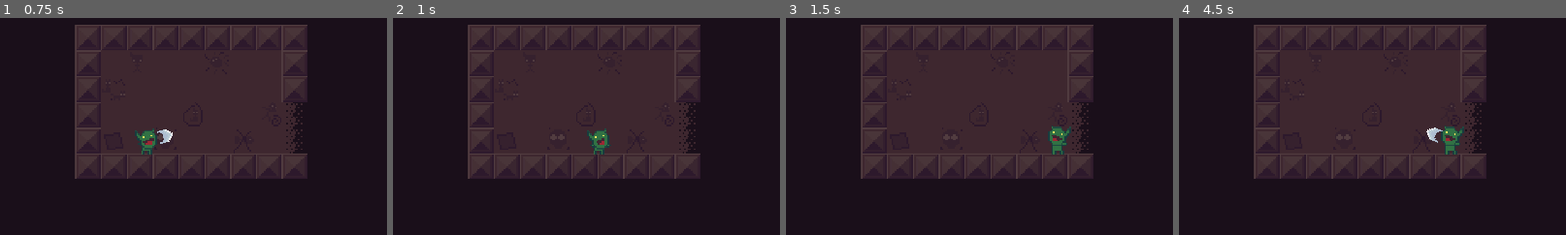
Above: before the commit, frames 1-4 (left to right).
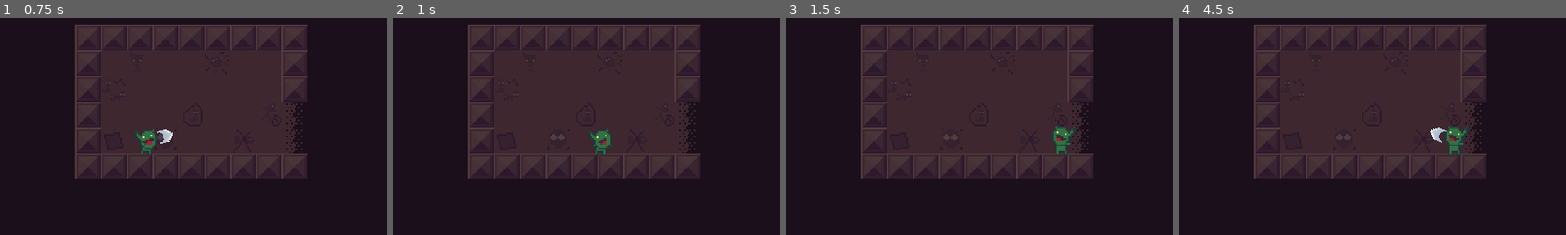
Above: after the commit, the same moments.

Repository: htimsekim/gobbo
Game: Godot game, scene res://src/Main/Game.tscn
Same seed, same stepped clock (60 frames per second), same inputs: the game is played once before the commit and once after it.
Inputs (mouse positions are % of the whole screen's width and height, from its top left):
- Up to frame 1 (0.75 s): tap Enter at 0.5 s; move the mouse to (72, 45) at 0.52 s; hold Right (move_right) from 0.53 s (still down); hold Ctrl (crouch) from 0.53 s (still down); click (72, 45) at 0.67 s
- Up to frame 2 (1 s): keep holding Right (move_right); keep holding Ctrl (crouch); tap Space (jump) at 0.77, 0.8 s
- Up to frame 3 (1.5 s): tap Space (jump) at 1.07 s; release Right (move_right) at 1.25 s; release Ctrl (crouch) at 1.25 s; drag from (30, 55) to (45, 70) at 1.27 s
- Up to frame 4 (4.5 s): tap Space (jump) at 2, 2.3, 3.77, 3.8, 4.07 s; move the mouse to (60, 28) at 2.02 s; hold A (move_left) 2.03-2.75 s; hold Ctrl (crouch) 2.03-2.75 s; drag from (45, 70) to (20, 35) at 2.77 s; tap Enter at 3.5 s; move the mouse to (80, 65) at 3.52 s; press the mouse at (80, 65) at 3.53 s; hold Right (move_right) 3.53-4.25 s; release the mouse at (80, 65) at 4.25 s; drag from (20, 35) to (35, 25) at 4.27 s
The pictures show only the part of the screen within x 24-74%, y 31-81%; the shares and areas given below are measured in that part.

Frame 1 is identical in both runs. In frame 2, 0.3% of the frame differs, in the area x 50-57%, y 50-63%; in frame 3, 0.5%; in frame 4, 0.6%, in the area x 63-75%, y 49-63%.

Commit message:
projectile z index change

Diff:
--- a/assets/art/tileset/tileset.tres
+++ b/assets/art/tileset/tileset.tres
@@ -152,150 +152,153 @@
 [sub_resource type="ConvexPolygonShape2D" id=49]
 points = PoolVector2Array( 16, 16, 0, 16, 0, 0, 16, 0 )
 
-[sub_resource type="ConvexPolygonShape2D" id=103]
-points = PoolVector2Array( 16, 16, 0, 16, 0, 0, 16, 0 )
+[sub_resource type="ConvexPolygonShape2D" id=50]
+points = PoolVector2Array( 16, 16, 0, 16, 0, 0, 16, 0 )
+
+[sub_resource type="ConvexPolygonShape2D" id=51]
+points = PoolVector2Array( 16, 16, 0, 16, 0, 0, 16, 0 )
+
+[sub_resource type="ConvexPolygonShape2D" id=52]
+points = PoolVector2Array( 16, 16, 0, 16, 0, 0, 16, 0 )
+
+[sub_resource type="ConvexPolygonShape2D" id=53]
+points = PoolVector2Array( 16, 16, 0, 16, 0, 0, 16, 0 )
+
+[sub_resource type="ConvexPolygonShape2D" id=54]
+points = PoolVector2Array( 16, 16, 0, 16, 0, 0, 16, 0 )
+
+[sub_resource type="ConvexPolygonShape2D" id=55]
+points = PoolVector2Array( 16, 16, 0, 16, 0, 0, 16, 0 )
+
+[sub_resource type="ConvexPolygonShape2D" id=56]
+points = PoolVector2Array( 16, 16, 0, 16, 0, 0, 16, 0 )
+
+[sub_resource type="ConvexPolygonShape2D" id=57]
+points = PoolVector2Array( 16, 16, 0, 16, 0, 0, 16, 0 )
+
+[sub_resource type="ConvexPolygonShape2D" id=58]
+points = PoolVector2Array( 16, 16, 0, 16, 0, 0, 16, 0 )
+
+[sub_resource type="ConvexPolygonShape2D" id=59]
+points = PoolVector2Array( 16, 16, 0, 16, 0, 0, 16, 0 )
+
+[sub_resource type="ConvexPolygonShape2D" id=60]
+points = PoolVector2Array( 16, 16, 0, 16, 0, 0, 16, 0 )
+
+[sub_resource type="ConvexPolygonShape2D" id=61]
+points = PoolVector2Array( 16, 16, 0, 16, 0, 0, 16, 0 )
+
+[sub_resource type="ConvexPolygonShape2D" id=62]
+points = PoolVector2Array( 0, 0, 16, 0, 16, 16, 0, 16 )
+
+[sub_resource type="ConvexPolygonShape2D" id=63]
+points = PoolVector2Array( 0, 0, 16, 0, 16, 16, 0, 16 )
+
+[sub_resource type="ConvexPolygonShape2D" id=64]
+points = PoolVector2Array( 0, 0, 16, 0, 16, 16, 0, 16 )
+
+[sub_resource type="ConvexPolygonShape2D" id=65]
+points = PoolVector2Array( 0, 0, 16, 0, 16, 16, 0, 16 )
+
+[sub_resource type="ConvexPolygonShape2D" id=66]
+points = PoolVector2Array( 0, 0, 16, 0, 16, 16, 0, 16 )
+
+[sub_resource type="ConvexPolygonShape2D" id=67]
+points = PoolVector2Array( 0, 0, 16, 0, 16, 16, 0, 16 )
+
+[sub_resource type="ConvexPolygonShape2D" id=68]
+points = PoolVector2Array( 0, 0, 16, 0, 16, 16, 0, 16 )
+
+[sub_resource type="ConvexPolygonShape2D" id=69]
+points = PoolVector2Array( 0, 0, 16, 0, 16, 16, 0, 16 )
+
+[sub_resource type="ConvexPolygonShape2D" id=70]
+points = PoolVector2Array( 16, 16, 0, 16, 0, 0, 16, 0 )
+
+[sub_resource type="ConvexPolygonShape2D" id=71]
+points = PoolVector2Array( 16, 16, 0, 16, 0, 0, 16, 0 )
+
+[sub_resource type="ConvexPolygonShape2D" id=72]
+points = PoolVector2Array( 16, 16, 0, 16, 0, 0, 16, 0 )
+
+[sub_resource type="ConvexPolygonShape2D" id=73]
+points = PoolVector2Array( 16, 16, 0, 16, 0, 0, 16, 0 )
+
+[sub_resource type="ConvexPolygonShape2D" id=74]
+points = PoolVector2Array( 0, 0, 16, 0, 16, 16, 0, 16 )
+
+[sub_resource type="ConvexPolygonShape2D" id=75]
+points = PoolVector2Array( 16, 16, 0, 16, 0, 0, 16, 0 )
+
+[sub_resource type="ConvexPolygonShape2D" id=76]
+points = PoolVector2Array( 16, 16, 0, 16, 0, 0, 16, 0 )
+
+[sub_resource type="ConvexPolygonShape2D" id=77]
+points = PoolVector2Array( 16, 16, 0, 16, 0, 0, 16, 0 )
+
+[sub_resource type="ConvexPolygonShape2D" id=78]
+points = PoolVector2Array( 16, 16, 0, 16, 0, 0, 16, 0 )
+
+[sub_resource type="ConvexPolygonShape2D" id=79]
+points = PoolVector2Array( 16, 16, 0, 16, 0, 0, 16, 0 )
+
+[sub_resource type="ConvexPolygonShape2D" id=80]
+points = PoolVector2Array( 16, 16, 0, 16, 0, 0, 16, 0 )
+
+[sub_resource type="ConvexPolygonShape2D" id=81]
+points = PoolVector2Array( 16, 16, 0, 16, 0, 0, 16, 0 )
+
+[sub_resource type="ConvexPolygonShape2D" id=82]
+points = PoolVector2Array( 0, 0, 16, 0, 16, 16, 0, 16 )
+
+[sub_resource type="ConvexPolygonShape2D" id=83]
+points = PoolVector2Array( 0, 0, 16, 0, 16, 16, 0, 16 )
+
+[sub_resource type="ConvexPolygonShape2D" id=84]
+points = PoolVector2Array( 0, 0, 16, 0, 16, 16, 0, 16 )
+
+[sub_resource type="ConvexPolygonShape2D" id=85]
+points = PoolVector2Array( 0, 0, 16, 0, 16, 16, 0, 16 )
+
+[sub_resource type="ConvexPolygonShape2D" id=86]
+points = PoolVector2Array( 0, 0, 16, 0, 16, 16, 0, 16 )
+
+[sub_resource type="ConvexPolygonShape2D" id=87]
+points = PoolVector2Array( 0, 0, 16, 0, 16, 16, 0, 16 )
+
+[sub_resource type="ConvexPolygonShape2D" id=88]
+points = PoolVector2Array( 0, 0, 16, 0, 16, 16, 0, 16 )
+
+[sub_resource type="ConvexPolygonShape2D" id=89]
+points = PoolVector2Array( 0, 0, 16, 0, 16, 16, 0, 16 )
+
+[sub_resource type="ConvexPolygonShape2D" id=90]
+points = PoolVector2Array( 0, 0, 16, 0, 16, 16, 0, 16 )
+
+[sub_resource type="ConvexPolygonShape2D" id=91]
+points = PoolVector2Array( 0, 0, 16, 0, 16, 16, 0, 16 )
+
+[sub_resource type="ConvexPolygonShape2D" id=92]
+points = PoolVector2Array( 0, 0, 16, 0, 16, 16, 0, 16 )
+
+[sub_resource type="ConvexPolygonShape2D" id=93]
+points = PoolVector2Array( 0, 0, 16, 0, 16, 16, 0, 16 )
+
+[sub_resource type="ConvexPolygonShape2D" id=94]
+points = PoolVector2Array( 0, 0, 16, 0, 16, 16, 0, 16 )
+
+[sub_resource type="ConvexPolygonShape2D" id=95]
+points = PoolVector2Array( 0, 0, 16, 0, 16, 16, 0, 16 )
+
+[sub_resource type="ConvexPolygonShape2D" id=96]
+points = PoolVector2Array( 0, 0, 16, 0, 16, 16, 0, 16 )
+
+[sub_resource type="ConvexPolygonShape2D" id=97]
+points = PoolVector2Array( 0, 0, 16, 0, 16, 16, 0, 16 )
 
 [sub_resource type="ConvexPolygonShape2D" id=98]
 points = PoolVector2Array( 16, 16, 0, 16, 0, 0, 16, 0 )
 
-[sub_resource type="ConvexPolygonShape2D" id=52]
-points = PoolVector2Array( 16, 16, 0, 16, 0, 0, 16, 0 )
-
-[sub_resource type="ConvexPolygonShape2D" id=53]
-points = PoolVector2Array( 16, 16, 0, 16, 0, 0, 16, 0 )
-
-[sub_resource type="ConvexPolygonShape2D" id=54]
-points = PoolVector2Array( 16, 16, 0, 16, 0, 0, 16, 0 )
-
-[sub_resource type="ConvexPolygonShape2D" id=55]
-points = PoolVector2Array( 16, 16, 0, 16, 0, 0, 16, 0 )
-
-[sub_resource type="ConvexPolygonShape2D" id=56]
-points = PoolVector2Array( 16, 16, 0, 16, 0, 0, 16, 0 )
-
-[sub_resource type="ConvexPolygonShape2D" id=57]
-points = PoolVector2Array( 16, 16, 0, 16, 0, 0, 16, 0 )
-
-[sub_resource type="ConvexPolygonShape2D" id=58]
-points = PoolVector2Array( 16, 16, 0, 16, 0, 0, 16, 0 )
-
-[sub_resource type="ConvexPolygonShape2D" id=59]
-points = PoolVector2Array( 16, 16, 0, 16, 0, 0, 16, 0 )
-
-[sub_resource type="ConvexPolygonShape2D" id=60]
-points = PoolVector2Array( 16, 16, 0, 16, 0, 0, 16, 0 )
-
-[sub_resource type="ConvexPolygonShape2D" id=61]
-points = PoolVector2Array( 16, 16, 0, 16, 0, 0, 16, 0 )
-
-[sub_resource type="ConvexPolygonShape2D" id=62]
-points = PoolVector2Array( 0, 0, 16, 0, 16, 16, 0, 16 )
-
-[sub_resource type="ConvexPolygonShape2D" id=63]
-points = PoolVector2Array( 0, 0, 16, 0, 16, 16, 0, 16 )
-
-[sub_resource type="ConvexPolygonShape2D" id=64]
-points = PoolVector2Array( 0, 0, 16, 0, 16, 16, 0, 16 )
-
-[sub_resource type="ConvexPolygonShape2D" id=65]
-points = PoolVector2Array( 0, 0, 16, 0, 16, 16, 0, 16 )
-
-[sub_resource type="ConvexPolygonShape2D" id=66]
-points = PoolVector2Array( 0, 0, 16, 0, 16, 16, 0, 16 )
-
-[sub_resource type="ConvexPolygonShape2D" id=67]
-points = PoolVector2Array( 0, 0, 16, 0, 16, 16, 0, 16 )
-
-[sub_resource type="ConvexPolygonShape2D" id=68]
-points = PoolVector2Array( 0, 0, 16, 0, 16, 16, 0, 16 )
-
-[sub_resource type="ConvexPolygonShape2D" id=69]
-points = PoolVector2Array( 0, 0, 16, 0, 16, 16, 0, 16 )
-
-[sub_resource type="ConvexPolygonShape2D" id=70]
-points = PoolVector2Array( 16, 16, 0, 16, 0, 0, 16, 0 )
-
-[sub_resource type="ConvexPolygonShape2D" id=71]
-points = PoolVector2Array( 16, 16, 0, 16, 0, 0, 16, 0 )
-
-[sub_resource type="ConvexPolygonShape2D" id=72]
-points = PoolVector2Array( 16, 16, 0, 16, 0, 0, 16, 0 )
-
-[sub_resource type="ConvexPolygonShape2D" id=73]
-points = PoolVector2Array( 16, 16, 0, 16, 0, 0, 16, 0 )
-
-[sub_resource type="ConvexPolygonShape2D" id=74]
-points = PoolVector2Array( 0, 0, 16, 0, 16, 16, 0, 16 )
-
-[sub_resource type="ConvexPolygonShape2D" id=75]
-points = PoolVector2Array( 16, 16, 0, 16, 0, 0, 16, 0 )
-
-[sub_resource type="ConvexPolygonShape2D" id=76]
-points = PoolVector2Array( 16, 16, 0, 16, 0, 0, 16, 0 )
-
-[sub_resource type="ConvexPolygonShape2D" id=77]
-points = PoolVector2Array( 16, 16, 0, 16, 0, 0, 16, 0 )
-
-[sub_resource type="ConvexPolygonShape2D" id=78]
-points = PoolVector2Array( 16, 16, 0, 16, 0, 0, 16, 0 )
-
-[sub_resource type="ConvexPolygonShape2D" id=79]
-points = PoolVector2Array( 16, 16, 0, 16, 0, 0, 16, 0 )
-
-[sub_resource type="ConvexPolygonShape2D" id=80]
-points = PoolVector2Array( 16, 16, 0, 16, 0, 0, 16, 0 )
-
-[sub_resource type="ConvexPolygonShape2D" id=81]
-points = PoolVector2Array( 16, 16, 0, 16, 0, 0, 16, 0 )
-
-[sub_resource type="ConvexPolygonShape2D" id=82]
-points = PoolVector2Array( 0, 0, 16, 0, 16, 16, 0, 16 )
-
-[sub_resource type="ConvexPolygonShape2D" id=83]
-points = PoolVector2Array( 0, 0, 16, 0, 16, 16, 0, 16 )
-
-[sub_resource type="ConvexPolygonShape2D" id=84]
-points = PoolVector2Array( 0, 0, 16, 0, 16, 16, 0, 16 )
-
-[sub_resource type="ConvexPolygonShape2D" id=85]
-points = PoolVector2Array( 0, 0, 16, 0, 16, 16, 0, 16 )
-
-[sub_resource type="ConvexPolygonShape2D" id=86]
-points = PoolVector2Array( 0, 0, 16, 0, 16, 16, 0, 16 )
-
-[sub_resource type="ConvexPolygonShape2D" id=87]
-points = PoolVector2Array( 0, 0, 16, 0, 16, 16, 0, 16 )
-
-[sub_resource type="ConvexPolygonShape2D" id=88]
-points = PoolVector2Array( 0, 0, 16, 0, 16, 16, 0, 16 )
-
-[sub_resource type="ConvexPolygonShape2D" id=89]
-points = PoolVector2Array( 0, 0, 16, 0, 16, 16, 0, 16 )
-
-[sub_resource type="ConvexPolygonShape2D" id=90]
-points = PoolVector2Array( 0, 0, 16, 0, 16, 16, 0, 16 )
-
-[sub_resource type="ConvexPolygonShape2D" id=91]
-points = PoolVector2Array( 0, 0, 16, 0, 16, 16, 0, 16 )
-
-[sub_resource type="ConvexPolygonShape2D" id=92]
-points = PoolVector2Array( 0, 0, 16, 0, 16, 16, 0, 16 )
-
-[sub_resource type="ConvexPolygonShape2D" id=93]
-points = PoolVector2Array( 0, 0, 16, 0, 16, 16, 0, 16 )
-
-[sub_resource type="ConvexPolygonShape2D" id=94]
-points = PoolVector2Array( 0, 0, 16, 0, 16, 16, 0, 16 )
-
-[sub_resource type="ConvexPolygonShape2D" id=95]
-points = PoolVector2Array( 0, 0, 16, 0, 16, 16, 0, 16 )
-
-[sub_resource type="ConvexPolygonShape2D" id=96]
-points = PoolVector2Array( 0, 0, 16, 0, 16, 16, 0, 16 )
-
-[sub_resource type="ConvexPolygonShape2D" id=97]
-points = PoolVector2Array( 0, 0, 16, 0, 16, 16, 0, 16 )
-
 [sub_resource type="ConvexPolygonShape2D" id=99]
 points = PoolVector2Array( 16, 16, 0, 16, 0, 0, 16, 0 )
 
@@ -306,9 +309,6 @@
 points = PoolVector2Array( 16, 16, 0, 16, 0, 0, 16, 0 )
 
 [sub_resource type="ConvexPolygonShape2D" id=102]
-points = PoolVector2Array( 16, 16, 0, 16, 0, 0, 16, 0 )
-
-[sub_resource type="ConvexPolygonShape2D" id=104]
 points = PoolVector2Array( 16, 16, 0, 16, 0, 0, 16, 0 )
 
 [resource]
--- a/src/Objects/Player.gd
+++ b/src/Objects/Player.gd
@@ -78,7 +78,7 @@
 	#fall through one way collision items
 	if Input.is_action_pressed("jump") and Input.is_action_pressed("crouch") and is_on_floor():
 		velocity.y = 0.0
-		self.position = Vector2(self.position.x, self.position.y + 1)
+		self.position = Vector2(self.position.x, self.position.y + 2)
 
 	return velocity
 
--- a/src/Objects/projectile.tscn
+++ b/src/Objects/projectile.tscn
@@ -35,7 +35,7 @@
 points = PoolVector2Array( -2, -1, -1, -2, 1, -2, 2, -1, 2, 0, 1, 1, -1, 1, -2, 0 )
 
 [node name="Bullet" type="Area2D"]
-z_index = 5
+z_index = 25
 z_as_relative = false
 collision_layer = 4
 collision_mask = 3
Not shown: 4 places in assets/art/tileset/tileset.tres that only renumber resources
Not shown, added: assets/video/godot.mp4
